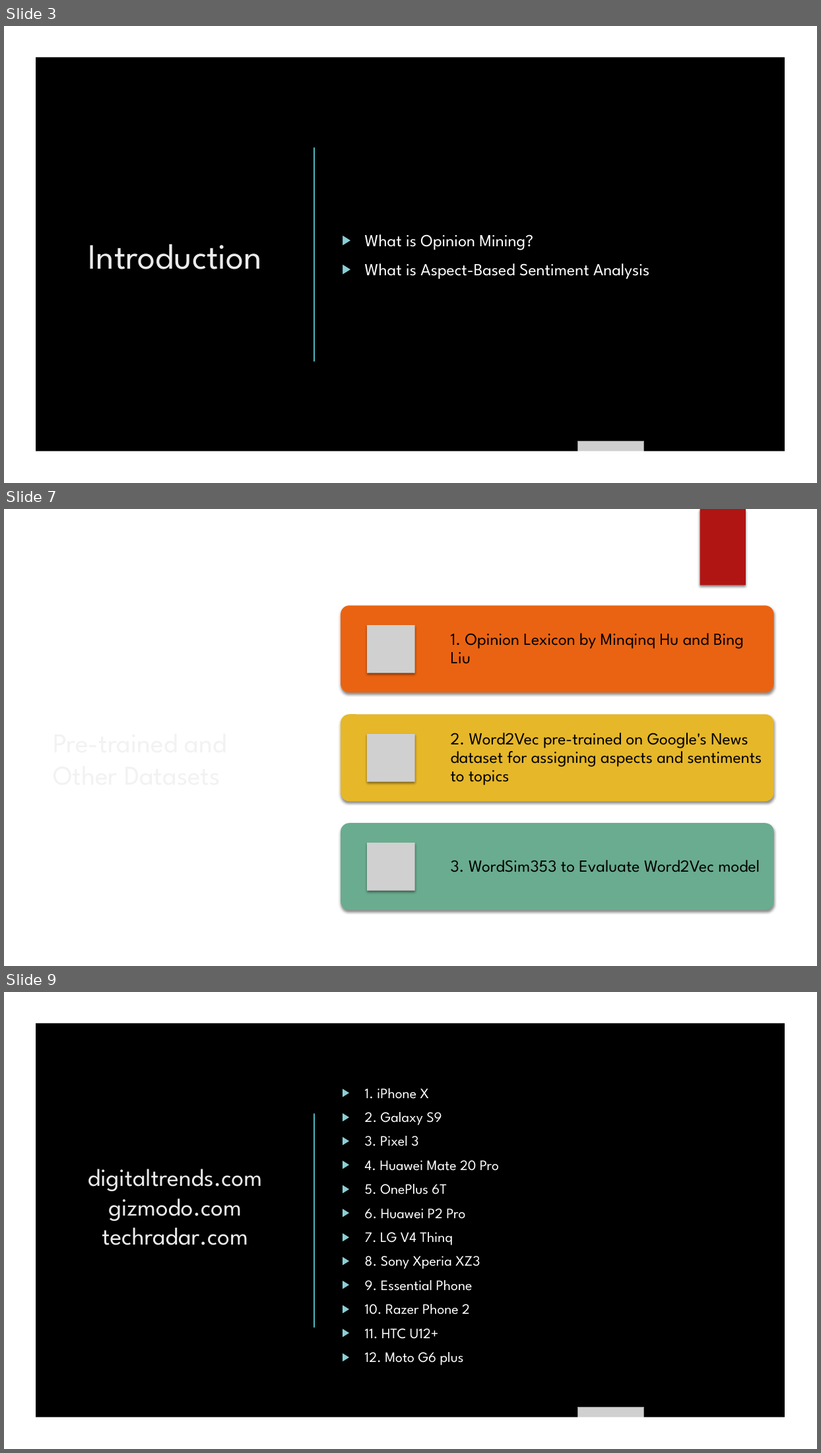
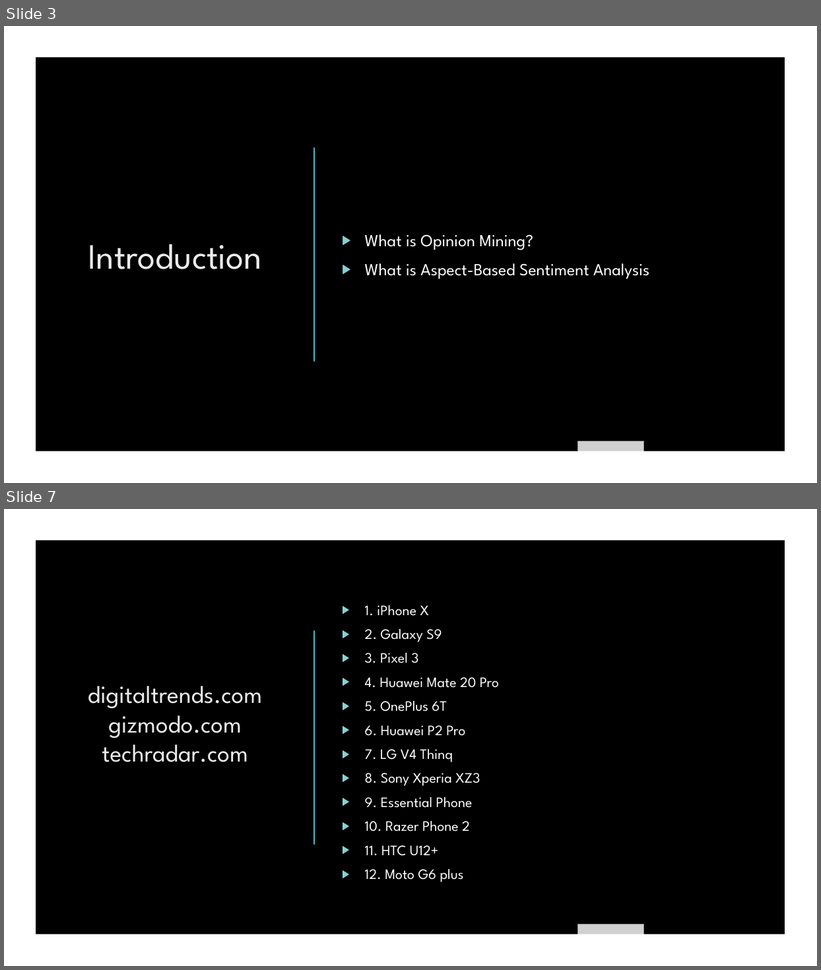
Before and after one commit to ayan1995/Thinkful, a slide deck: Bootcamp/Final Capstone Opinion Mining/Opinion Mining Presentation.pptx. Shown one above the other, each under a label of ours: slides 3, 7 and 9 before the commit, slides 3 and 7 after it; the slides between them are not shown. The pictures are 821x1453 and 821x970 pixels, drawn with LibreOffice and Linux fonts; fonts in the diff are those of the drawing; grey boxes stand for pictures; background and template pictures are left out. Boxes give left, top, right and bottom in pixels: in the first picture for what was removed or moved away, otherwise in the second. Text is boxed around its words. In the diff, an @@ line names an element or a change of style, - is before the commit and + after.

```diff
--- a/Bootcamp/Final Capstone Opinion Mining/Opinion Mining Presentation.pptx
+++ b/Bootcamp/Final Capstone Opinion Mining/Opinion Mining Presentation.pptx
@@ slide 7 removed at bbox=[4, 509, 817, 966], background picture (left out) @@
@@ freeform shape removed at bbox=[267, 509, 305, 757] @@
@@ freeform shape removed at bbox=[282, 509, 817, 966] @@
@@ rectangle removed at bbox=[700, 509, 746, 586] @@
@@ title removed at bbox=[47, 605, 254, 910] @@
-Pre-trained and Other Datasets
@@ ellipse removed at bbox=[578, 621, 766, 809] @@
@@ group removed at bbox=[341, 605, 774, 910]: 3 rounded rectangles, 3 pictures, 3 texts @@
-1. Opinion Lexicon by Minqinq Hu and Bing Liu
-2. Word2Vec pre-trained on Google's News dataset for assigning aspects and sentiments to topics
-3. WordSim353 to Evaluate Word2Vec model
@@ what was slide 9 is now slide 7 @@
```
Also in this commit, not shown: 6 slides changed, 1 slide added, 10 other slides removed, 1 other file.
